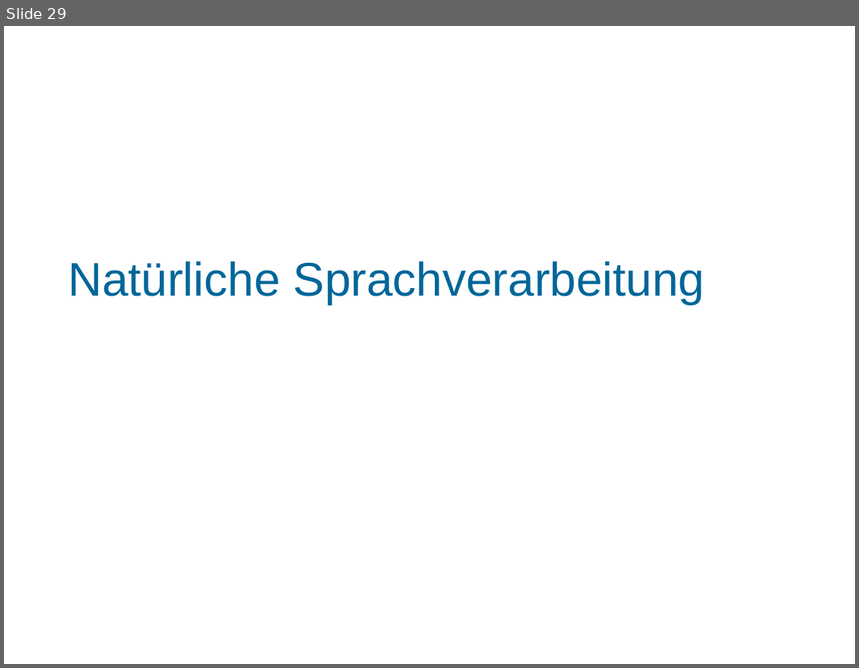
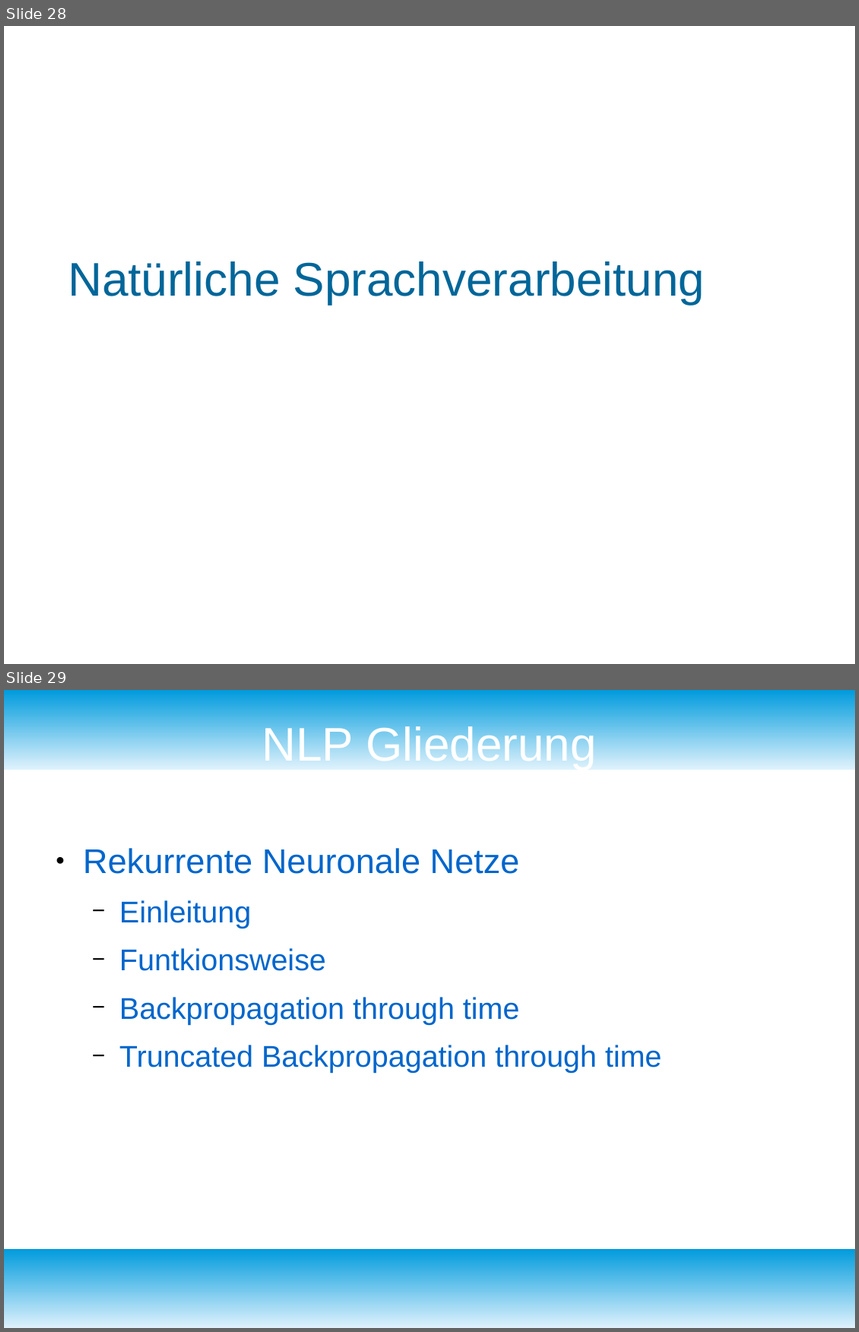
Before and after one commit to fnehmer/haw-is-assignment, a slide deck: Präsentation/is_praesentation.odp. Shown one above the other, each under a label of ours: slide 29 before the commit, slides 28 and 29 after it. The pictures are 859x668 and 859x1332 pixels, drawn with LibreOffice and Linux fonts; fonts in the diff are those of the drawing; background and template pictures are left out. Boxes give left, top, right and bottom in pixels: in the first picture for what was removed or moved away, otherwise in the second. Text is boxed around its words. In the diff, an @@ line names an element or a change of style, - is before the commit and + after.

```diff
--- a/Präsentation/is_praesentation.odp
+++ b/Präsentation/is_praesentation.odp
@@ slide 29 added at [4, 690, 855, 1328], background #FFFFFF @@
@@ rectangle added at [4, 690, 855, 770], fill gradient #DFF2FC to #009BDD @@
@@ title added at [262, 723, 597, 770], 44 pt, text #FFFFFF @@
+NLP Gliederung
@@ text added at [83, 848, 662, 1073], 28 pt, text #0066CC @@
+● Rekurrente Neuronale Netze
+  − Einleitung
+  − Funtkionsweise
+  − Backpropagation through time
+  − Truncated Backpropagation through time
@@ rectangle added at [4, 1249, 855, 1328], fill gradient #DFF2FC to #009BDD @@
@@ what was slide 29 is now slide 28 @@
```
Also in this commit, not shown: 4 slides changed, 5 other slides added, 1 slide removed, 17 other files.
